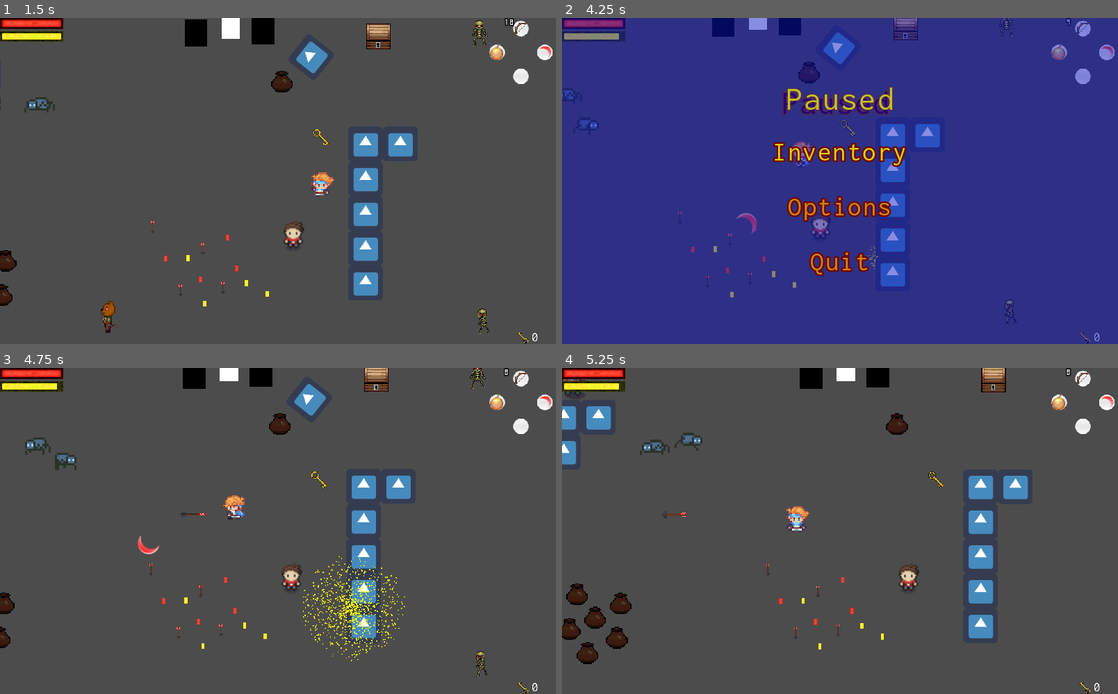
Above: before the commit, frames 1-4 (two rows, left to right).
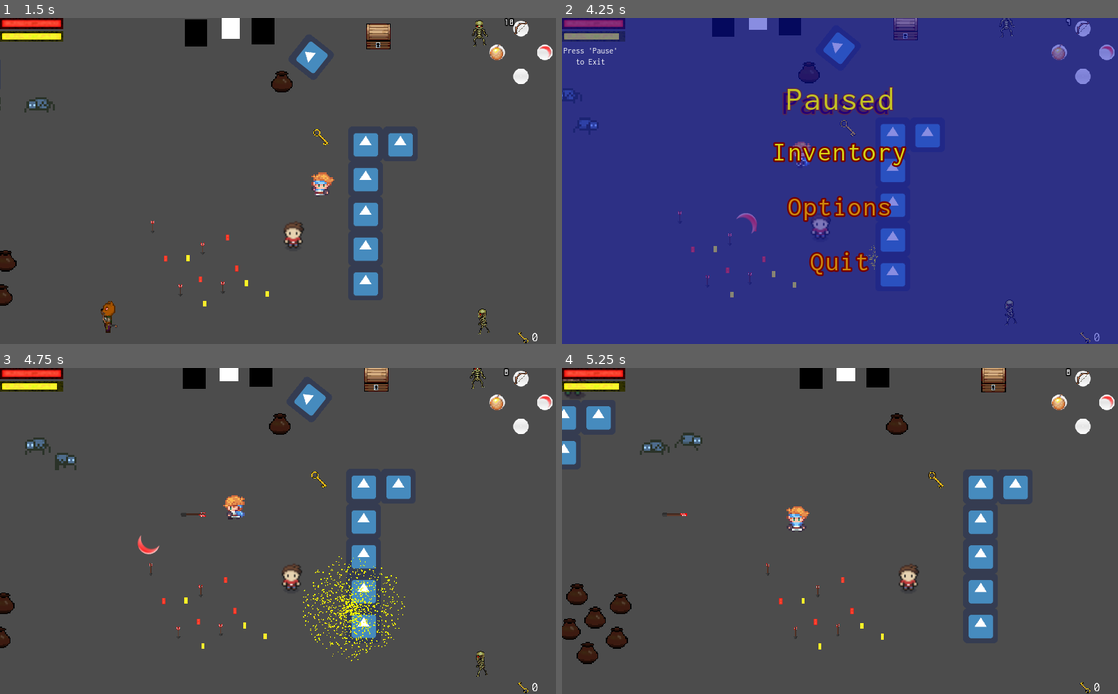
Above: after the commit, the same moments.

Repository: THESTICK16/Spirit-of-the-Unseen-prototype
Game: Godot game, scene res://TestResources/TestRoom.tscn
Same seed, same stepped clock (60 frames per second), same inputs: the game is played once before the commit and once after it. The engine's default icon, where the game draws it, is replaced by a stand-in: a white triangle on a blue panel in a dark square. Sound files missing from this copy of the repository are replaced by a short silence.
Inputs (mouse positions are in pixels of both pictures, inside the frame that each line leads up to):
- Up to frame 1 (1.5 s): tap Enter (ui_accept) at 0.5, 0.77 s; move the mouse to (400, 164) at 0.52 s; hold Right (ui_right) 0.53-1.28 s; tap L (a) at 0.6 s; click (400, 164) at 0.67 s; tap K (b) at 0.8, 1.35 s; move the mouse to (166, 197) at 1.27 s; hold Down (ui_down) from 1.28 s (still down)
- Up to frame 2 (4.25 s): tap Enter (ui_accept) at 1.52, 3.02, 3.77 s; tap P (x) at 1.55, 2.1 s; move the mouse to (895, 109) at 2.02 s; release Down (ui_down) at 2.03 s; hold Right (ui_right) 2.03-2.78 s; tap O (y) at 2.3, 2.85 s; move the mouse to (812, 246) at 2.77 s; hold Up (ui_up) 2.78-3.53 s; click (812, 246) at 2.92 s; tap L (a) at 3.05, 3.6 s; move the mouse to (1006, 229) at 3.52 s; hold Left (ui_left) from 3.53 s (still down); tap K (b) at 3.8 s; tap Escape (pause) at 4.15 s
- Up to frame 3 (4.75 s): keep holding Left (ui_left); move the mouse to (111, 482) at 4.27 s; tap K (b) at 4.35 s; tap Enter (ui_accept) at 4.52 s; tap P (x) at 4.55 s
- Up to frame 4 (5.25 s): move the mouse to (867, 531) at 5.02 s; release Left (ui_left) at 5.03 s; hold Down (ui_down) from 5.03 s (still down); tap Shift (toggle_eyes) at 5.1 s; click (867, 531) at 5.17 s

Frame 1 is identical in both runs. In frame 2, less than 0.1% of the frame differs, in the area x 0-10%, y 9-15%; in frame 3, less than 0.1%; in frame 4, less than 0.1%.

Commit message:
Updated ProjectileEnemy aiming logic and added a directions to close pause menu label to PauseScreen

Diff:
--- a/Creatures/Enemies/ArcherDogProjectileEnemy.tscn
+++ b/Creatures/Enemies/ArcherDogProjectileEnemy.tscn
@@ -20,6 +20,22 @@
 atlas = ExtResource( 2 )
 region = Rect2( 96, 64, 48, 64 )
 
+[sub_resource type="AtlasTexture" id=2]
+atlas = ExtResource( 2 )
+region = Rect2( 48, 0, 48, 64 )
+
+[sub_resource type="AtlasTexture" id=3]
+atlas = ExtResource( 2 )
+region = Rect2( 0, 0, 48, 64 )
+
+[sub_resource type="AtlasTexture" id=4]
+atlas = ExtResource( 2 )
+region = Rect2( 48, 0, 48, 64 )
+
+[sub_resource type="AtlasTexture" id=5]
+atlas = ExtResource( 2 )
+region = Rect2( 96, 0, 48, 64 )
+
 [sub_resource type="AtlasTexture" id=11]
 atlas = ExtResource( 2 )
 region = Rect2( 48, 192, 48, 64 )
@@ -36,21 +52,21 @@
 atlas = ExtResource( 2 )
 region = Rect2( 96, 192, 48, 64 )
 
-[sub_resource type="AtlasTexture" id=2]
+[sub_resource type="AtlasTexture" id=14]
 atlas = ExtResource( 2 )
-region = Rect2( 48, 0, 48, 64 )
+region = Rect2( 48, 128, 48, 64 )
 
-[sub_resource type="AtlasTexture" id=3]
+[sub_resource type="AtlasTexture" id=15]
 atlas = ExtResource( 2 )
-region = Rect2( 0, 0, 48, 64 )
+region = Rect2( 96, 128, 48, 64 )
 
-[sub_resource type="AtlasTexture" id=4]
+[sub_resource type="AtlasTexture" id=16]
 atlas = ExtResource( 2 )
-region = Rect2( 48, 0, 48, 64 )
+region = Rect2( 48, 128, 48, 64 )
 
-[sub_resource type="AtlasTexture" id=5]
+[sub_resource type="AtlasTexture" id=17]
 atlas = ExtResource( 2 )
-region = Rect2( 96, 0, 48, 64 )
+region = Rect2( 0, 128, 48, 64 )
 
 [sub_resource type="AtlasTexture" id=19]
 atlas = ExtResource( 2 )
@@ -68,22 +84,6 @@
 atlas = ExtResource( 2 )
 region = Rect2( 48, 128, 48, 64 )
 
-[sub_resource type="AtlasTexture" id=14]
-atlas = ExtResource( 2 )
-region = Rect2( 48, 128, 48, 64 )
-
-[sub_resource type="AtlasTexture" id=15]
-atlas = ExtResource( 2 )
-region = Rect2( 96, 128, 48, 64 )
-
-[sub_resource type="AtlasTexture" id=16]
-atlas = ExtResource( 2 )
-region = Rect2( 48, 128, 48, 64 )
-
-[sub_resource type="AtlasTexture" id=17]
-atlas = ExtResource( 2 )
-region = Rect2( 0, 128, 48, 64 )
-
 [sub_resource type="SpriteFrames" id=1]
 animations = [ {
 "frames": [ SubResource( 6 ), SubResource( 7 ), SubResource( 8 ), SubResource( 9 ) ],
@@ -91,24 +91,24 @@
 "name": "Right",
 "speed": 5.0
 }, {
+"frames": [ SubResource( 2 ), SubResource( 3 ), SubResource( 4 ), SubResource( 5 ) ],
+"loop": true,
+"name": "Up",
+"speed": 5.0
+}, {
 "frames": [ SubResource( 11 ), SubResource( 10 ), SubResource( 13 ), SubResource( 12 ) ],
 "loop": true,
 "name": "Left",
 "speed": 5.0
 }, {
-"frames": [ SubResource( 2 ), SubResource( 3 ), SubResource( 4 ), SubResource( 5 ) ],
+"frames": [ SubResource( 14 ), SubResource( 15 ), SubResource( 16 ), SubResource( 17 ) ],
 "loop": true,
-"name": "Up",
+"name": "Down",
 "speed": 5.0
 }, {
 "frames": [ SubResource( 19 ), SubResource( 18 ), SubResource( 21 ), SubResource( 20 ) ],
 "loop": false,
 "name": "Die",
-"speed": 5.0
-}, {
-"frames": [ SubResource( 14 ), SubResource( 15 ), SubResource( 16 ), SubResource( 17 ) ],
-"loop": true,
-"name": "Down",
 "speed": 5.0
 } ]
 
--- a/Creatures/Enemies/ProjectileEnemy.gd
+++ b/Creatures/Enemies/ProjectileEnemy.gd
@@ -128,12 +128,18 @@
 	if is_instance_valid(player):
 #		direction = target_aim_position.global_position.direction_to(player.global_position)
 		var distance_to_player = global_position.distance_to(player.global_position)
-		var aim_position_distance_to_player = target_aim_position.global_position.distance_to(player.global_position)
+		var 	aim_position_distance_to_player = target_aim_position.global_position.distance_to(player.global_position)
+
+		var player_center : Vector2
+		if player.has_node("SpriteCenterPosition2D"):
+			player_center = player.get_node("SpriteCenterPosition2D").global_position
+		else:
+			player_center = player.global_position
 
 		if distance_to_player < aim_position_distance_to_player:
-			direction = global_position.direction_to(player.global_position)
-		else:
-			direction = target_aim_position.global_position.direction_to(player.global_position)
+			direction = global_position.direction_to(player_center)
+		else:
+			direction = target_aim_position.global_position.direction_to(player_center)
 
 		_update_facing_position(global_position.direction_to(player.global_position))
 #	velocity = velocity.move_toward(global_position.direction_to(player.global_position) * chase_max_speed, acceleration * _delta)
--- a/TestResources/TestRoom.tscn
+++ b/TestResources/TestRoom.tscn
@@ -69,74 +69,50 @@
 
 [node name="ArrowItemRefill" parent="YSort" instance=ExtResource( 10 )]
 position = Vector2( 472, 372 )
-collision_layer = 1024
-collision_mask = 0
 acquisition_sound = null
 
 [node name="ArrowItemRefill2" parent="YSort" instance=ExtResource( 10 )]
 position = Vector2( 601, 484 )
-collision_layer = 1024
-collision_mask = 0
 acquisition_sound = null
 
 [node name="ArrowItemRefill3" parent="YSort" instance=ExtResource( 10 )]
 position = Vector2( 523, 489 )
-collision_layer = 1024
-collision_mask = 0
 acquisition_sound = null
 
 [node name="ArrowItemRefill4" parent="YSort" instance=ExtResource( 10 )]
 position = Vector2( 564, 412 )
-collision_layer = 1024
-collision_mask = 0
 acquisition_sound = null
 
 [node name="HealthStatRefill" parent="YSort" instance=ExtResource( 11 )]
 position = Vector2( 627, 453 )
-collision_layer = 1024
-collision_mask = 0
 acquisition_sound = null
 
 [node name="HealthStatRefill2" parent="YSort" instance=ExtResource( 11 )]
 position = Vector2( 560, 473 )
-collision_layer = 1024
-collision_mask = 0
 acquisition_sound = null
 
 [node name="HealthStatRefill3" parent="YSort" instance=ExtResource( 11 )]
 position = Vector2( 496, 435 )
-collision_layer = 1024
-collision_mask = 0
 acquisition_sound = null
 
 [node name="HealthStatRefill4" parent="YSort" instance=ExtResource( 11 )]
 position = Vector2( 610, 396 )
-collision_layer = 1024
-collision_mask = 0
 acquisition_sound = null
 
 [node name="SpiritEnergyRefill" parent="YSort" instance=ExtResource( 12 )]
 position = Vector2( 683, 500 )
-collision_layer = 1024
-collision_mask = 0
 acquisition_sound = null
 
 [node name="SpiritEnergyRefill2" parent="YSort" instance=ExtResource( 12 )]
 position = Vector2( 537, 434 )
-collision_layer = 1024
-collision_mask = 0
 acquisition_sound = null
 
 [node name="SpiritEnergyRefill3" parent="YSort" instance=ExtResource( 12 )]
 position = Vector2( 645, 480 )
-collision_layer = 1024
-collision_mask = 0
 acquisition_sound = null
 
 [node name="SpiritEnergyRefill4" parent="YSort" instance=ExtResource( 12 )]
 position = Vector2( 568, 518 )
-collision_layer = 1024
-collision_mask = 0
 acquisition_sound = null
 
 [node name="PotRefillItemContainer" parent="YSort" instance=ExtResource( 13 )]
@@ -166,8 +142,6 @@
 
 [node name="KeyStatRefill" parent="YSort" instance=ExtResource( 16 )]
 position = Vector2( 785, 213 )
-collision_layer = 1024
-collision_mask = 0
 acquisition_sound = null
 
 [node name="KeyPotRefillItemContainer7" parent="YSort" instance=ExtResource( 13 )]
--- a/UI/Menus/PauseMenu/PauseScreen.tscn
+++ b/UI/Menus/PauseMenu/PauseScreen.tscn
@@ -1,9 +1,13 @@
-[gd_scene load_steps=5 format=2]
+[gd_scene load_steps=7 format=2]
 
 [ext_resource path="res://UI/Menus/MenuController.tscn" type="PackedScene" id=1]
 [ext_resource path="res://UI/Inventory/Inventory.tscn" type="PackedScene" id=2]
 [ext_resource path="res://UI/Menus/PauseMenu/PauseMenu.tscn" type="PackedScene" id=3]
 [ext_resource path="res://UI/Menus/Options/OptionsMenu.tscn" type="PackedScene" id=4]
+[ext_resource path="res://Assets/Fonts/Inconsolata/static/Inconsolata/Inconsolata-Regular.ttf" type="DynamicFontData" id=5]
+
+[sub_resource type="DynamicFont" id=1]
+font_data = ExtResource( 5 )
 
 [node name="PauseScreen" instance=ExtResource( 1 )]
 
@@ -15,3 +19,18 @@
 [node name="OptionsMenu" parent="Menus" index="1" instance=ExtResource( 4 )]
 
 [node name="Inventory" parent="Menus" index="2" instance=ExtResource( 2 )]
+
+[node name="Label" type="Label" parent="." index="3"]
+anchor_top = 0.083
+anchor_bottom = 0.083
+margin_top = 0.199997
+margin_right = 104.0
+margin_bottom = 39.2
+custom_fonts/font = SubResource( 1 )
+text = "Press 'Pause'
+to Exit"
+align = 1
+valign = 1
+__meta__ = {
+"_edit_use_anchors_": false
+}
--- a/Weapons/Arrow.tscn
+++ b/Weapons/Arrow.tscn
@@ -23,15 +23,15 @@
 
 [sub_resource type="SpriteFrames" id=3]
 animations = [ {
+"frames": [ ExtResource( 4 ), ExtResource( 4 ), ExtResource( 4 ), ExtResource( 4 ), ExtResource( 4 ) ],
+"loop": false,
+"name": "stuck",
+"speed": 5.0
+}, {
 "frames": [ SubResource( 4 ), SubResource( 5 ), SubResource( 6 ), SubResource( 7 ) ],
 "loop": true,
 "name": "animated_arrow",
 "speed": 10.0
-}, {
-"frames": [ ExtResource( 4 ), ExtResource( 4 ), ExtResource( 4 ), ExtResource( 4 ), ExtResource( 4 ) ],
-"loop": false,
-"name": "stuck",
-"speed": 5.0
 }, {
 "frames": [ ExtResource( 4 ) ],
 "loop": true,
@@ -62,7 +62,6 @@
 scale = Vector2( 2, 2 )
 frames = SubResource( 3 )
 animation = "animated_arrow"
-frame = 1
 playing = true
 
 [node name="CollisionShape2D" type="CollisionShape2D" parent="."]
--- /dev/null
+++ b/Weapons/BaseWeapon.tscn
@@ -0,0 +1,14 @@
+[gd_scene load_steps=2 format=2]
+
+[ext_resource path="res://CollisionBoxes/HitBox.tscn" type="PackedScene" id=1]
+
+[node name="BaseWeapon" type="KinematicBody2D"]
+collision_layer = 0
+__meta__ = {
+"_edit_group_": true
+}
+
+[node name="CollisionShape2D" type="CollisionShape2D" parent="."]
+
+[node name="HitBox" parent="." instance=ExtResource( 1 )]
+collision_mask = 8
